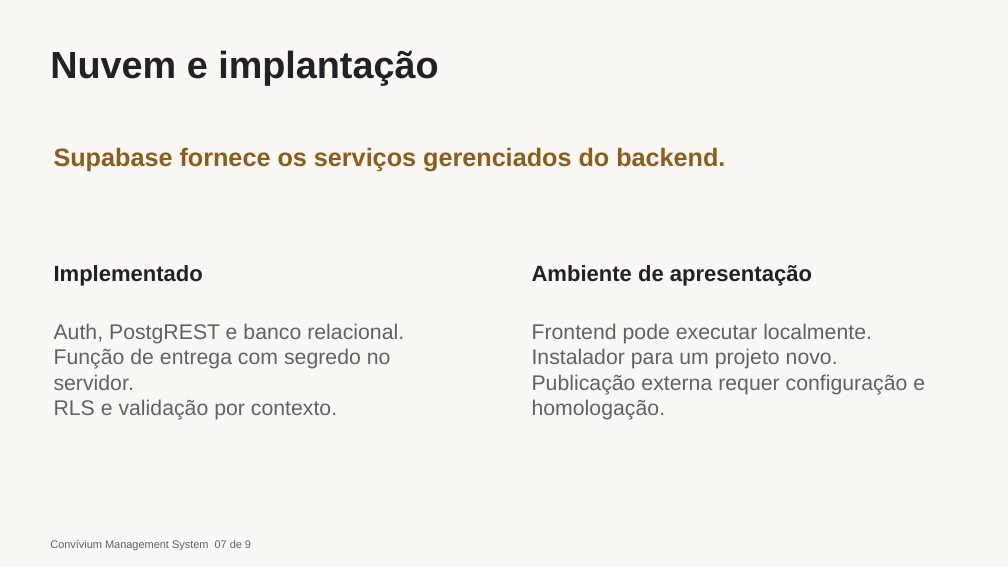
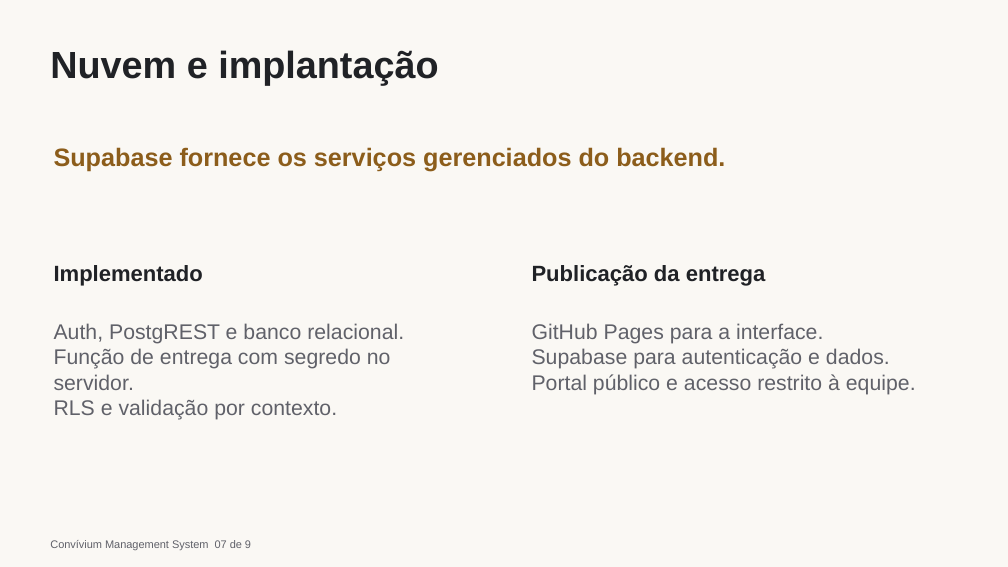
Before and after one commit to terpsandlups/BRASA_BURGER_CRUD_ERP, a slide deck: slide 7 of Slides/Entrega-2/Fundamentos-Tecnicos-Convivium.pptx. Drawn at 1008x567 pixels with LibreOffice and Linux fonts; fonts in the diff are those of the drawing. Boxes give left, top, right and bottom in pixels: in the first picture for what was removed or moved away, otherwise in the second. Text is boxed around its words. In the diff, an @@ line names an element or a change of style, - is before the commit and + after.

Commit message:
Fecha revisao da Entrega 2 com portal publico e material da aula

```diff
--- a/Slides/Entrega-2/Fundamentos-Tecnicos-Convivium.pptx
+++ b/Slides/Entrega-2/Fundamentos-Tecnicos-Convivium.pptx
@@ text at box(532, 265, 766, 286): text changed @@
-Ambiente de apresentação
+Publicação da entrega
@@ text at box(532, 323, 916, 395): text changed @@
-Frontend pode executar localmente.
-Instalador para um projeto novo.
-Publicação externa requer configuração e homologação.
+GitHub Pages para a interface.
+Supabase para autenticação e dados.
+Portal público e acesso restrito à equipe.
```
Also in this commit, not shown: 4 other slides changed, 39 other files.
